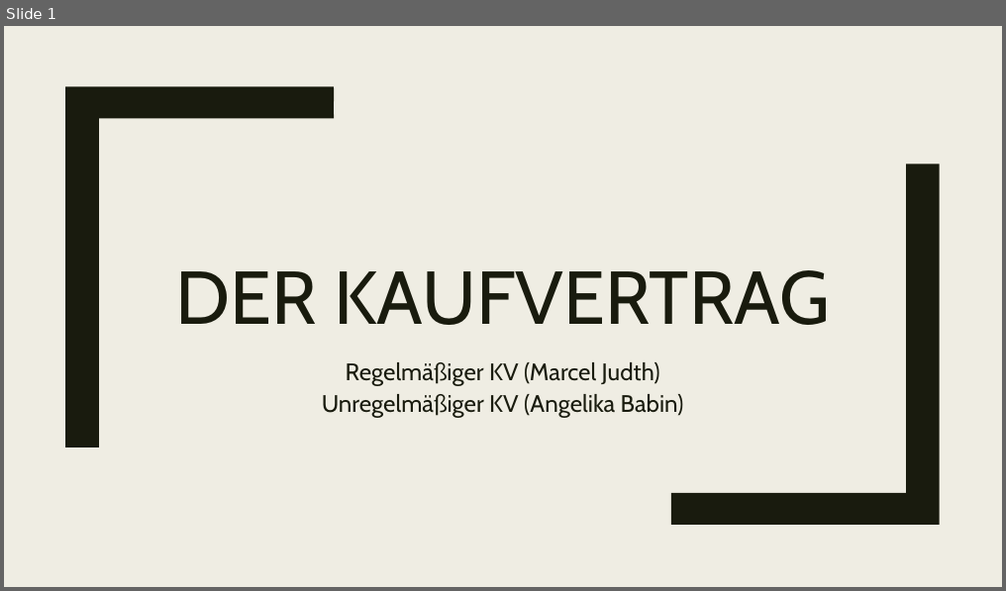
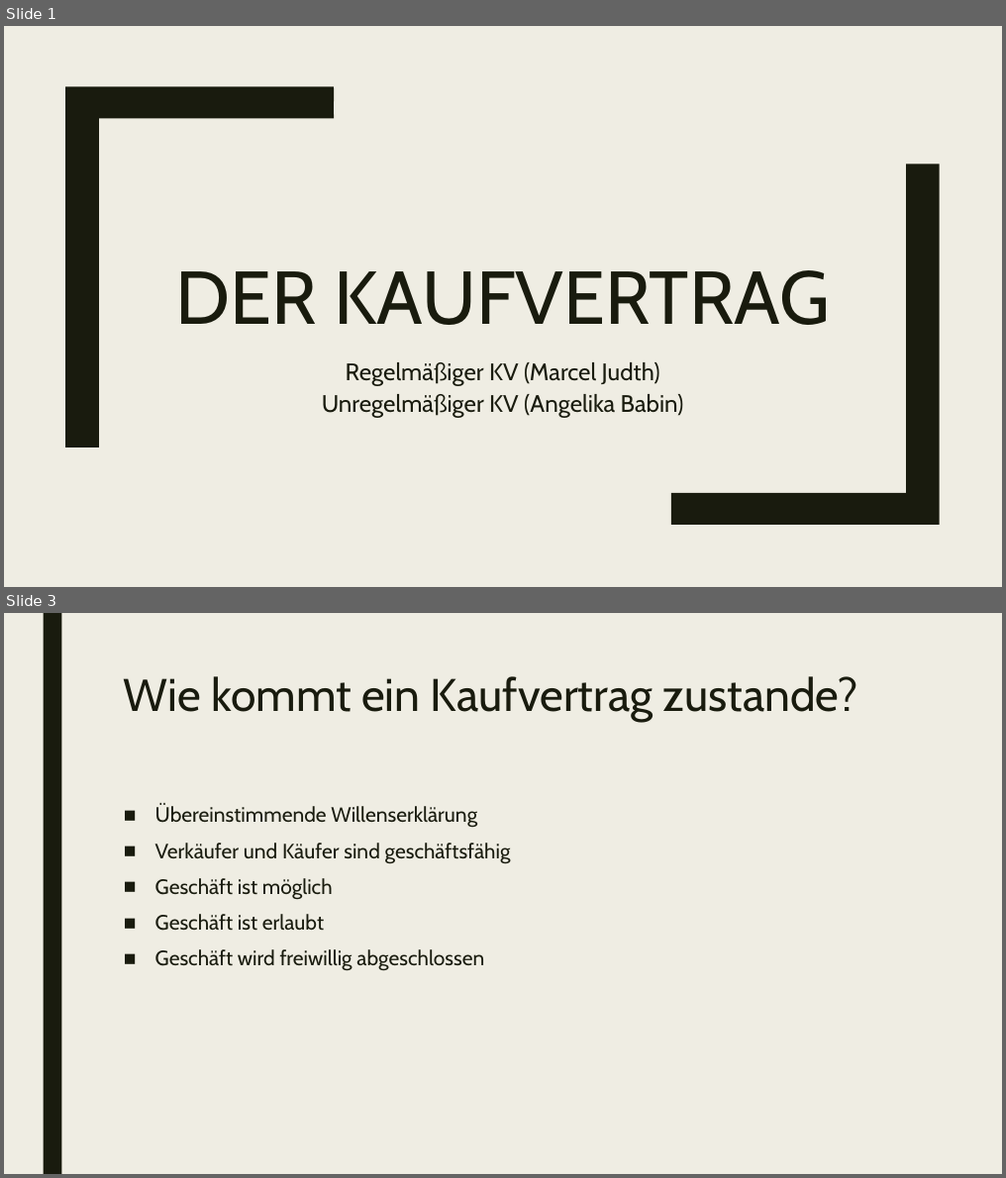
Before and after one commit to Judth34/Schule, a slide deck: 5.AHIFS/BWM2/Kaufvertrag_Referat.pptx. Shown one above the other, each under a label of ours: slide 1 before the commit, slides 1 and 3 after it; the slides between them are not shown. The pictures are 1006x591 and 1006x1178 pixels, drawn with LibreOffice and Linux fonts; fonts in the diff are those of the drawing. Boxes give left, top, right and bottom in pixels: in the first picture for what was removed or moved away, otherwise in the second. Text is boxed around its words. In the diff, an @@ line names an element or a change of style, - is before the commit and + after.

```diff
--- a/5.AHIFS/BWM2/Kaufvertrag_Referat.pptx
+++ b/5.AHIFS/BWM2/Kaufvertrag_Referat.pptx
@@ slide 3 added at (x1=4, y1=613, x2=1002, y2=1174), background #EFEDE3 @@
@@ rectangle added at (x1=43, y1=613, x2=61, y2=1174), fill #191B0E @@
@@ title added at (x1=124, y1=676, x2=858, y2=722), 44 pt, text #191B0E @@
+Wie kommt ein Kaufvertrag zustande?
@@ text added at (x1=155, y1=804, x2=511, y2=971), 20 pt, text #191B0E @@
+■ Übereinstimmende Willenserklärung
+■ Verkäufer und Käufer sind geschäftsfähig
+■ Geschäft ist möglich
+■ Geschäft ist erlaubt
+■ Geschäft wird freiwillig abgeschlossen
```
Also in this commit, not shown: 19 other slides added, 2 slides removed, 8 other files.
